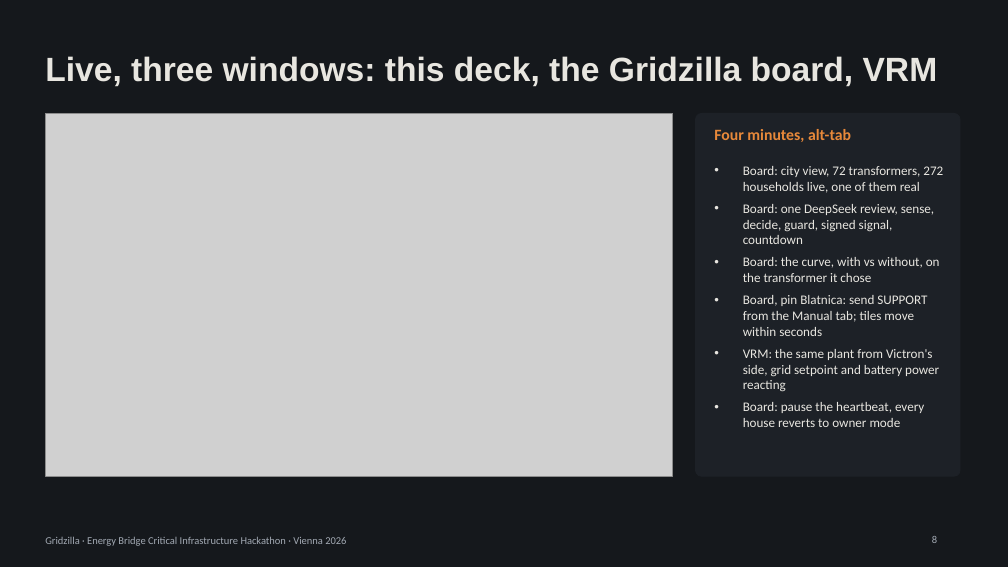
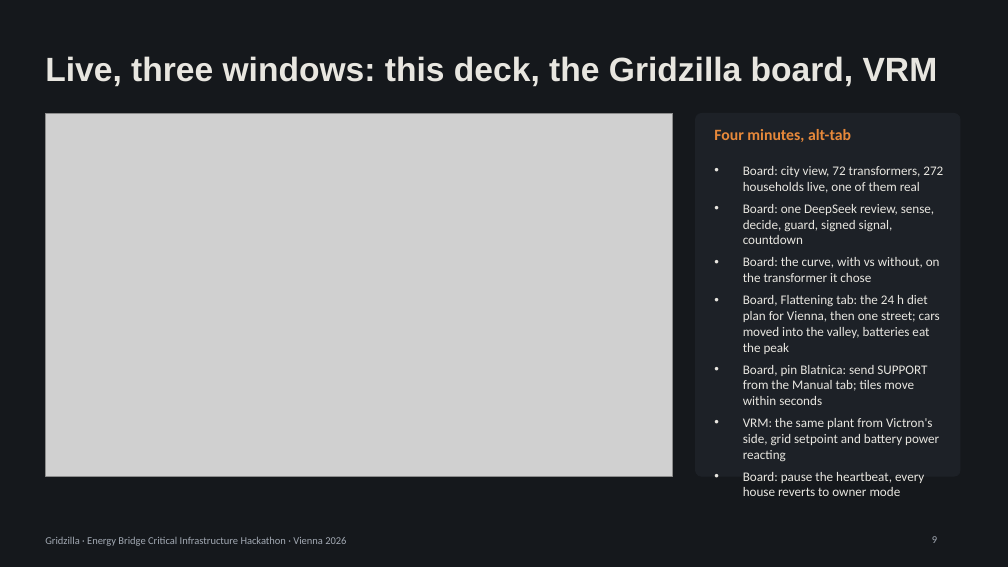
Before and after one commit to mathewstars/Gridzilla, a slide deck: slide 9 of docs/Gridzilla-pitch.pptx (slide 8 before the commit). Drawn at 1008x567 pixels with LibreOffice and Linux fonts; fonts in the diff are those of the drawing; grey boxes stand for pictures. Boxes give left, top, right and bottom in pixels: in the first picture for what was removed or moved away, otherwise in the second. Text is boxed around its words. In the diff, an @@ line names an element or a change of style, - is before the commit and + after.

```diff
--- a/docs/Gridzilla-pitch.pptx
+++ b/docs/Gridzilla-pitch.pptx
@@ text at [743,295,940,354]: paragraph added @@
+• Board, Flattening tab: the 24 h diet plan for Vienna, then one street; cars moved into the valley, batteries eat the peak
```
Also in this commit, not shown: 1 slide added, 5 other files.
